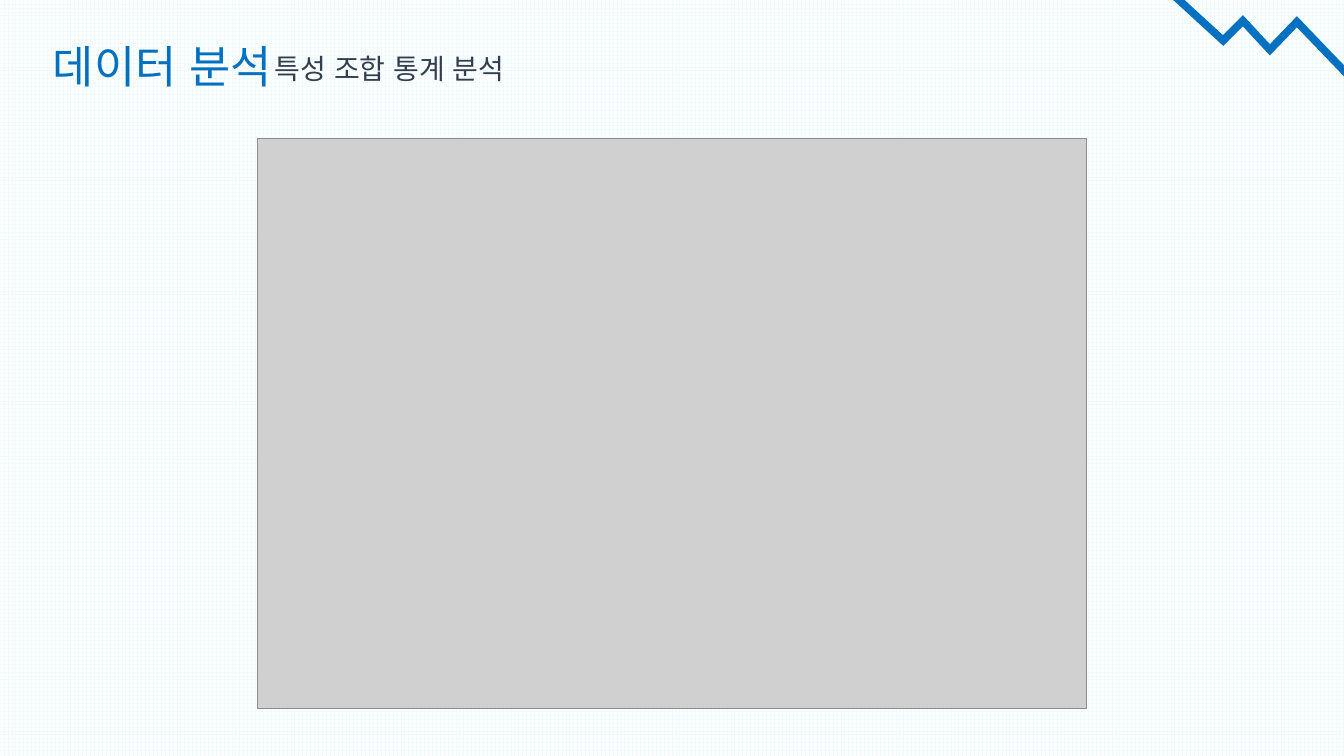
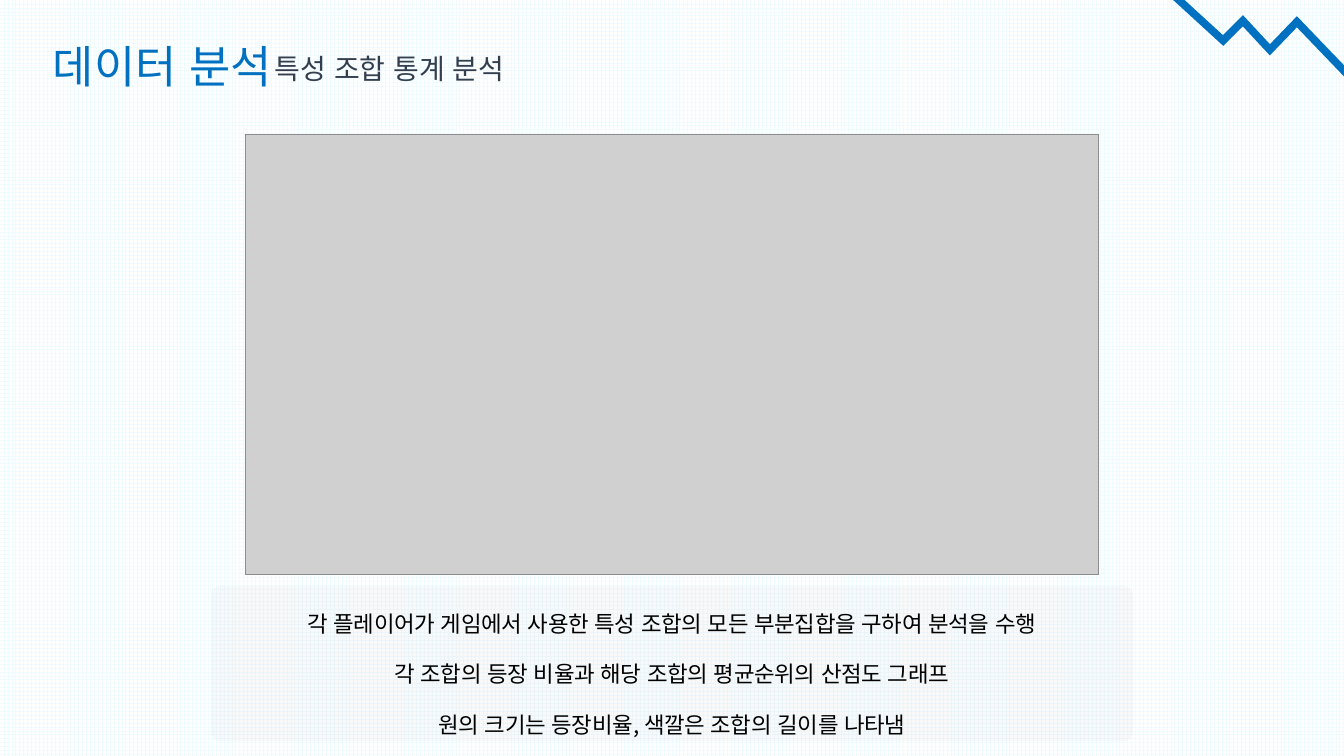
Before and after one commit to tooha289/TeamFightTactics, a slide deck: slide 20 of document/데이터 분석(시각화)/TFT 게임 전 서버 Top10 플레이어 매치 데이터 분석.pptx (slide 21 before the commit). Drawn at 1344x756 pixels with LibreOffice and Linux fonts; fonts in the diff are those of the drawing; grey boxes stand for pictures. Boxes give left, top, right and bottom in pixels: in the first picture for what was removed or moved away, otherwise in the second. Text is boxed around its words. In the diff, an @@ line names an element or a change of style, - is before the commit and + after.

```diff
--- a/document/데이터 분석(시각화)/TFT 게임 전 서버 Top10 플레이어 매치 데이터 분석.pptx
+++ b/document/데이터 분석(시각화)/TFT 게임 전 서버 Top10 플레이어 매치 데이터 분석.pptx
@@ picture: place and size @@
-picture at [257, 138, 1087, 709]
+picture at [245, 135, 1099, 575]
@@ rounded rectangle added at [211, 586, 1133, 741], fill #D9D9D9 at 15% opacity @@
@@ text added at [307, 613, 1036, 737], 16 pt, text #000000 @@
+각 플레이어가 게임에서 사용한 특성 조합의 모든 부분집합을 구하여 분석을 수행
+각 조합의 등장 비율과 해당 조합의 평균순위의 산점도 그래프
+원의 크기는 등장비율, 색깔은 조합의 길이를 나타냄
```
Also in this commit, not shown: 19 other slides changed, 3 slides added, 2 slides removed, 2 other files.
